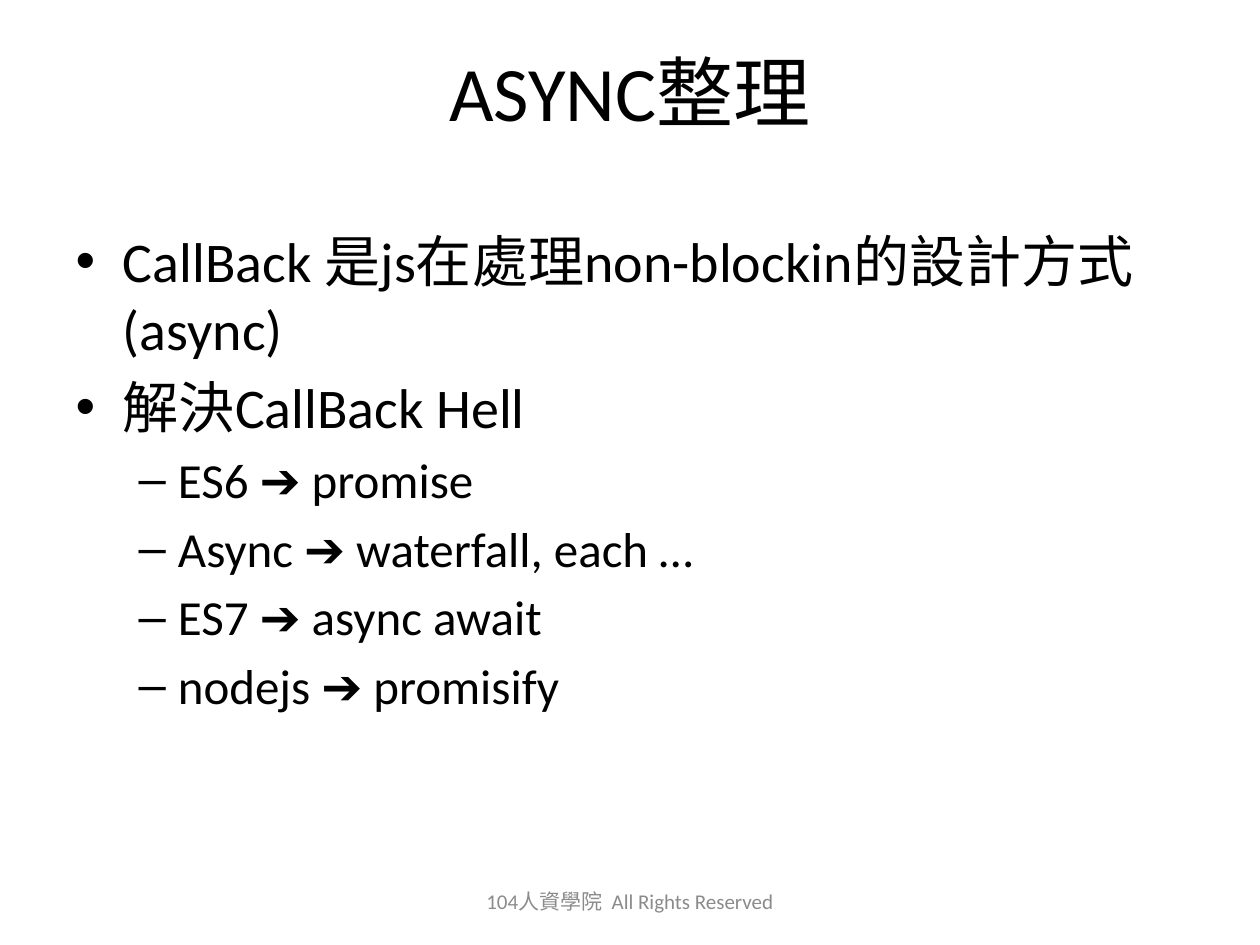
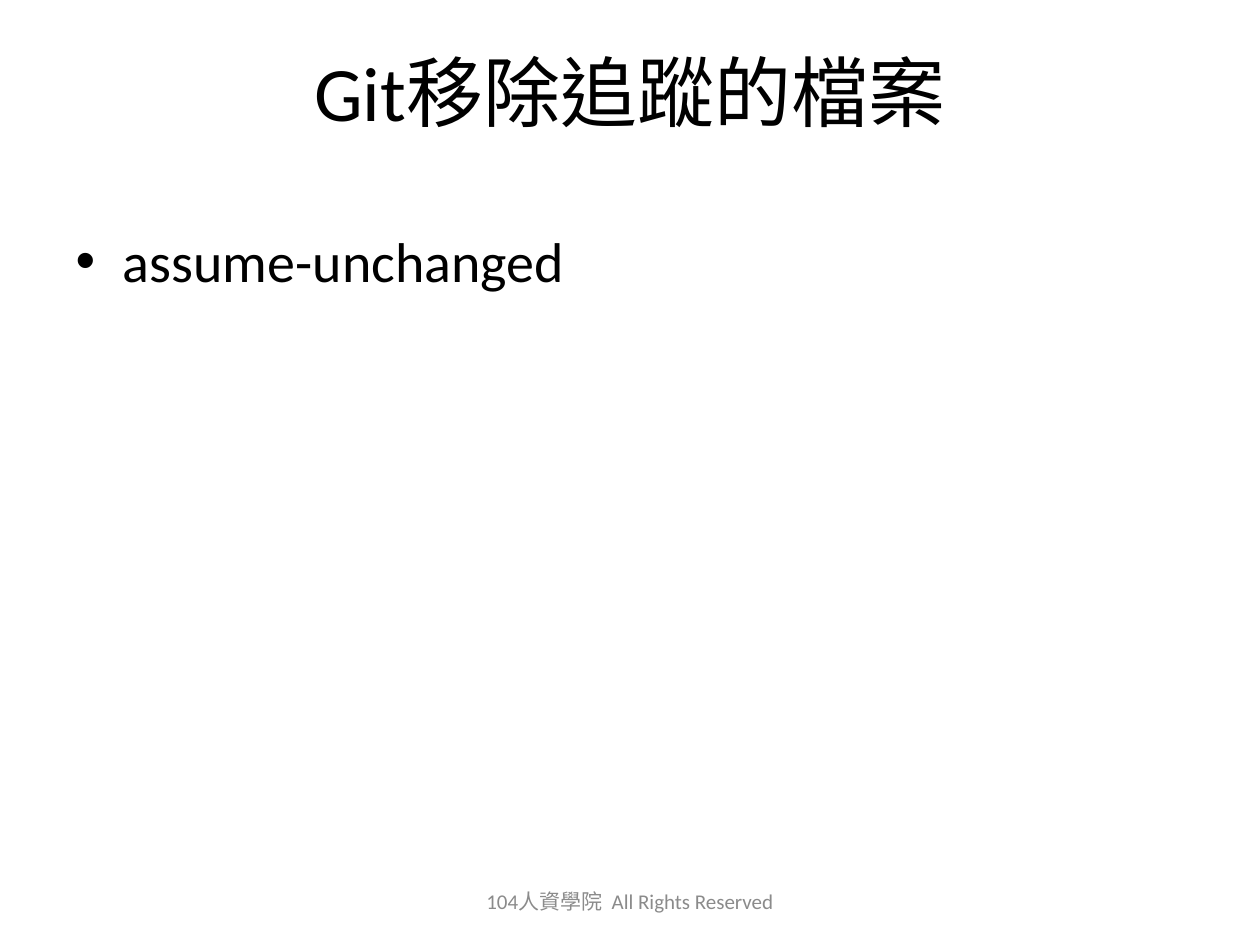
Before and after one commit to austinwang104/playGit, a slide deck: slide 11 of 2019_0627_Git_Share_HA.pptx (slide 14 before the commit). Drawn at 1260x945 pixels with LibreOffice and Linux fonts; fonts in the diff are those of the drawing; background and template pictures are left out. Boxes give left, top, right and bottom in pixels: in the first picture for what was removed or moved away, otherwise in the second. Text is boxed around its words. In the diff, an @@ line names an element or a change of style, - is before the commit and + after.

```diff
--- a/2019_0627_Git_Share_HA.pptx
+++ b/2019_0627_Git_Share_HA.pptx
@@ title at (314,57,945,127): text changed @@
-ASYNC整理
+Git移除追蹤的檔案
@@ text at (123,243,564,292): text changed; size 28 to 32 pt @@
-• CallBack 是js在處理non-blockin的設計方式(async)
-• 解決CallBack Hell
-  – ES6 ➔ promise
-  – Async ➔ waterfall, each …
-  – ES7 ➔ async await
-  – nodejs ➔ promisify
+• assume-unchanged
```
Also in this commit, not shown: 1 other slide changed, 1 slide added, 3 slides removed.
